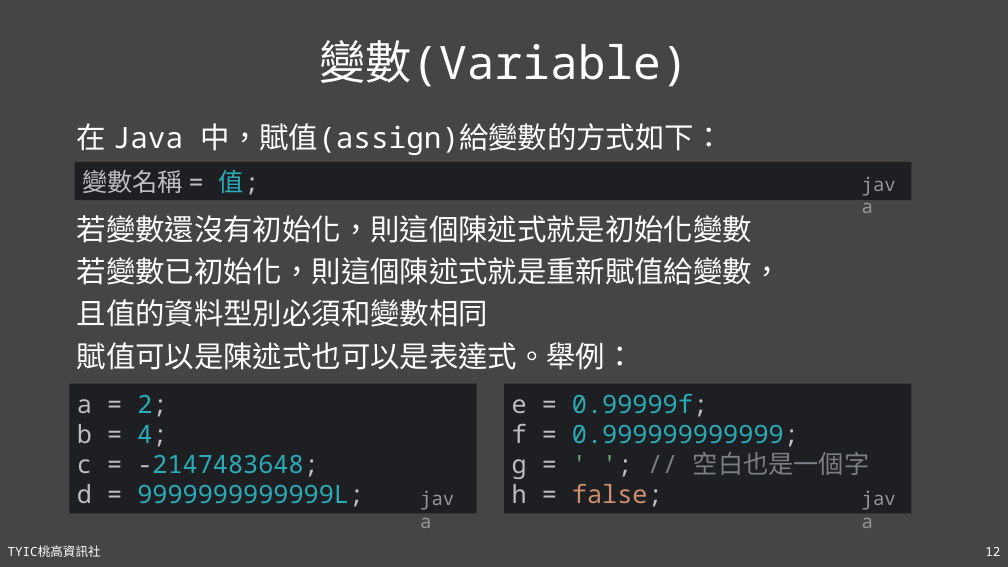
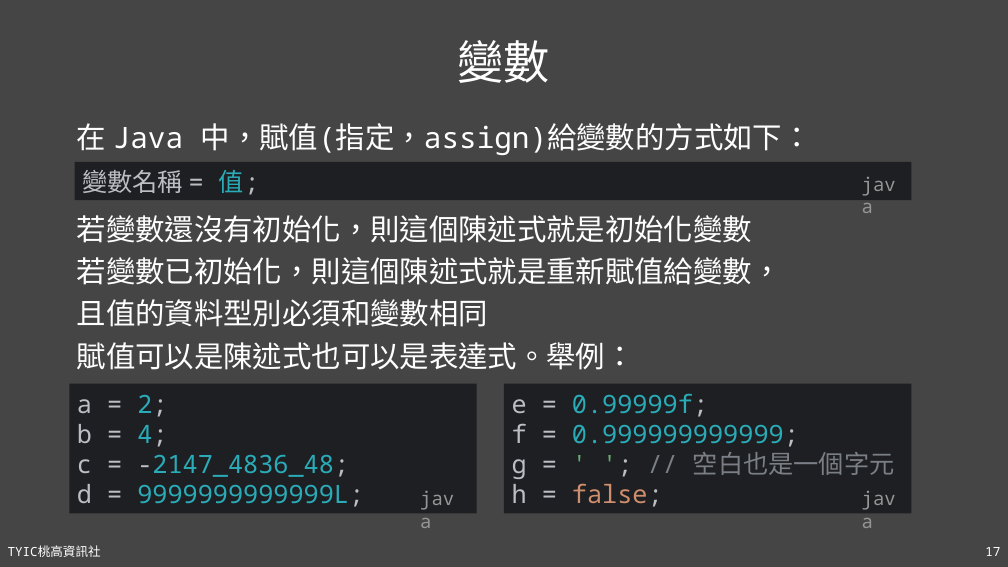
Before and after one commit to TYSHIC/slides, a slide deck: slide 17 of powerpoint/04_初探Java.pptx (slide 12 before the commit). Drawn at 1008x567 pixels with LibreOffice and Linux fonts; fonts in the diff are those of the drawing. Boxes give left, top, right and bottom in pixels: in the first picture for what was removed or moved away, otherwise in the second. Text is boxed around its words. In the diff, an @@ line names an element or a change of style, - is before the commit and + after.

```diff
--- a/powerpoint/04_初探Java.pptx
+++ b/powerpoint/04_初探Java.pptx
@@ title at <box>458,40,550,83</box>: text changed @@
-變數(Variable)
+變數
@@ text at <box>77,123,812,155</box>: text changed @@
-在 Java 中，賦值(assign)給變數的方式如下：
+在 Java 中，賦值(指定，assign)給變數的方式如下：
@@ text in rectangle at <box>77,395,364,507</box>: text changed @@
-a = 2;
-b = 4;
-c = -2147483648;
-d = 9999999999999L;
+a = 2;
+b = 4;
+c = -2147_4836_48;
+d = 9999999999999L;
@@ text in rectangle at <box>512,394,895,507</box>: text changed @@
-e = 0.99999f;
-f = 0.999999999999;
-g = ' '; // 空白也是一個字
-h = false;
+e = 0.99999f;
+f = 0.999999999999;
+g = ' '; // 空白也是一個字元
+h = false;
@@ page number at <box>985,547,1000,556</box>: text changed @@
-12
+17
```
Also in this commit, not shown: 10 other slides changed, 14 slides added, 5 other files.
